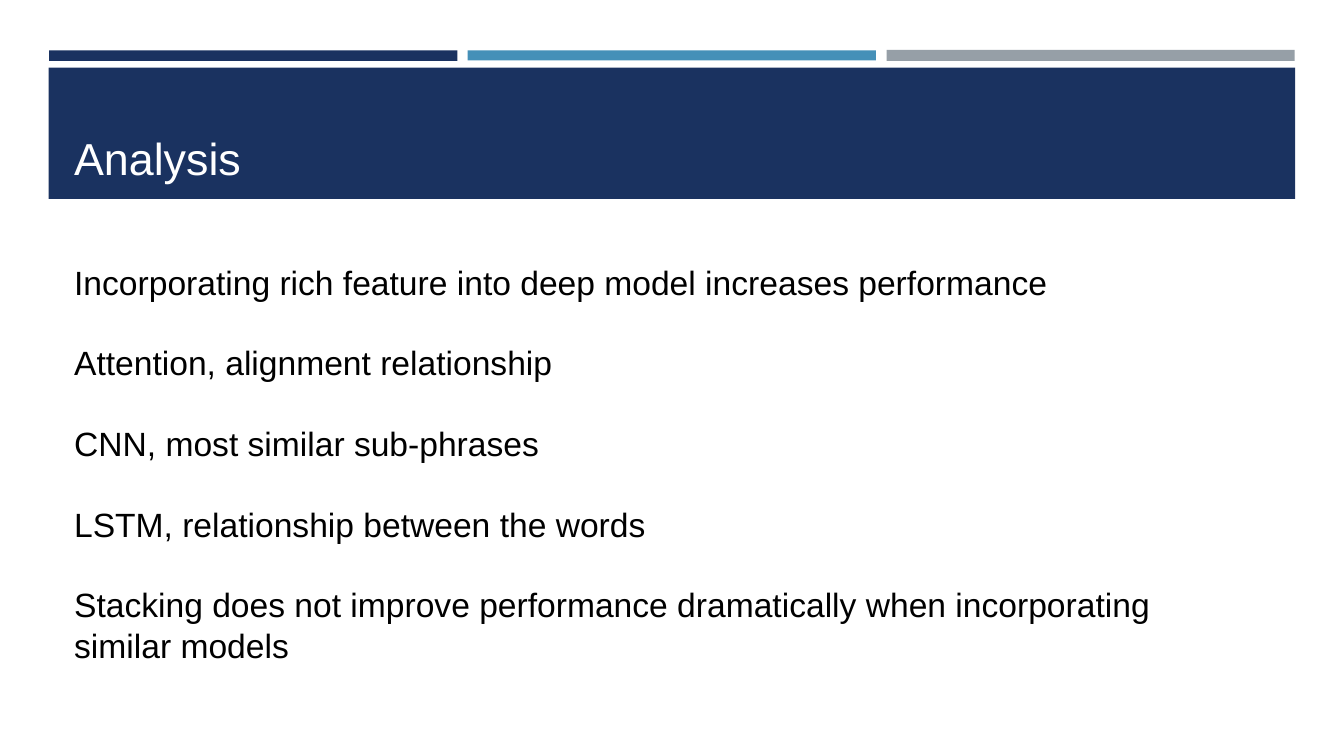
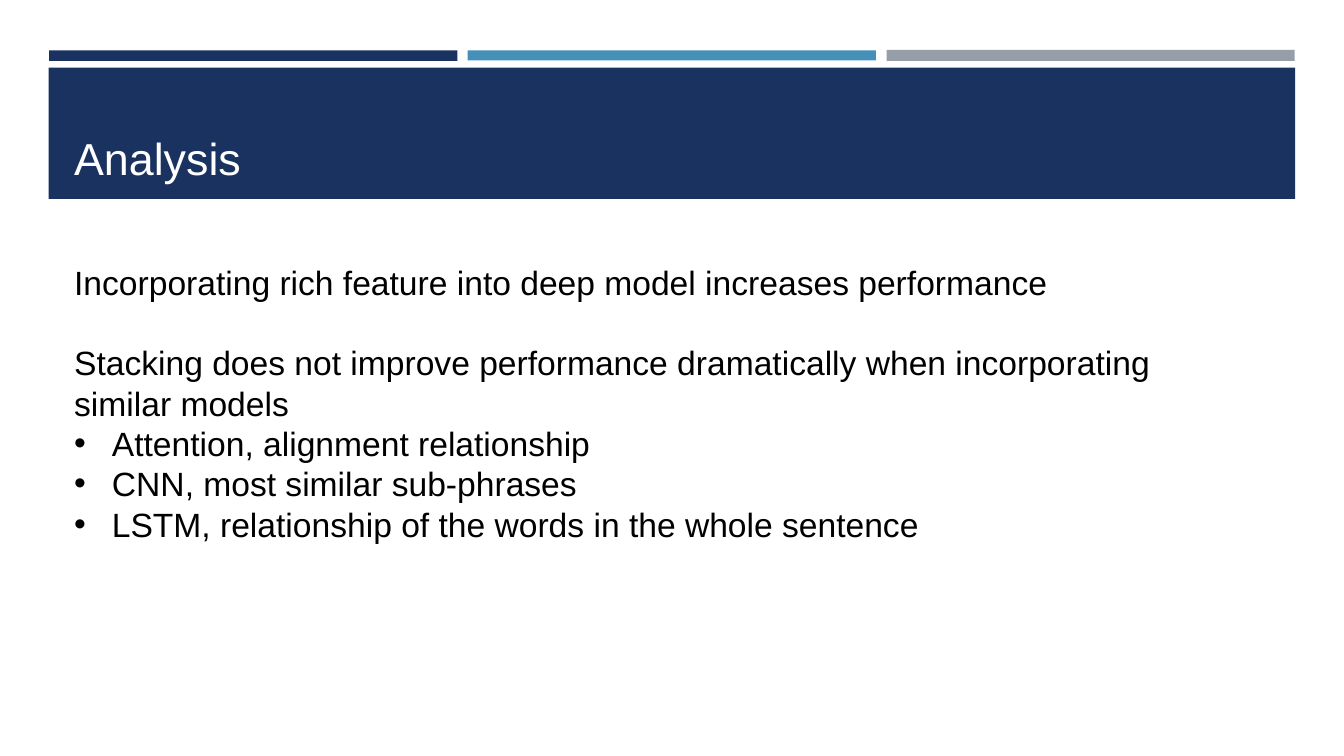
Before and after one commit to BinQian/COMP6208, a slide deck: slide 11 of report/presentation.pptx. Drawn at 1344x756 pixels with LibreOffice and Linux fonts; fonts in the diff are those of the drawing. Boxes give left, top, right and bottom in pixels: in the first picture for what was removed or moved away, otherwise in the second. Text is boxed around its words. In the diff, an @@ line names an element or a change of style, - is before the commit and + after.

```diff
--- a/report/presentation.pptx
+++ b/report/presentation.pptx
@@ text at (x1=74, y1=350, x2=1149, y2=417): paragraph added @@
+Stacking does not improve performance dramatically when incorporating similar models
@@ text at (x1=112, y1=431, x2=590, y2=503): bullet none to •; list level 1 to 2 in "Attention, alignment relationship"; list level 1 to 2 in "CNN, most similar sub-phrases" @@
@@ text at (x1=112, y1=512, x2=918, y2=544): text changed @@
-LSTM, relationship between the words
-Stacking does not improve performance dramatically when incorporating similar models
+  • LSTM, relationship of the words in the whole sentence
```
Also in this commit, not shown: 4 other slides changed.
